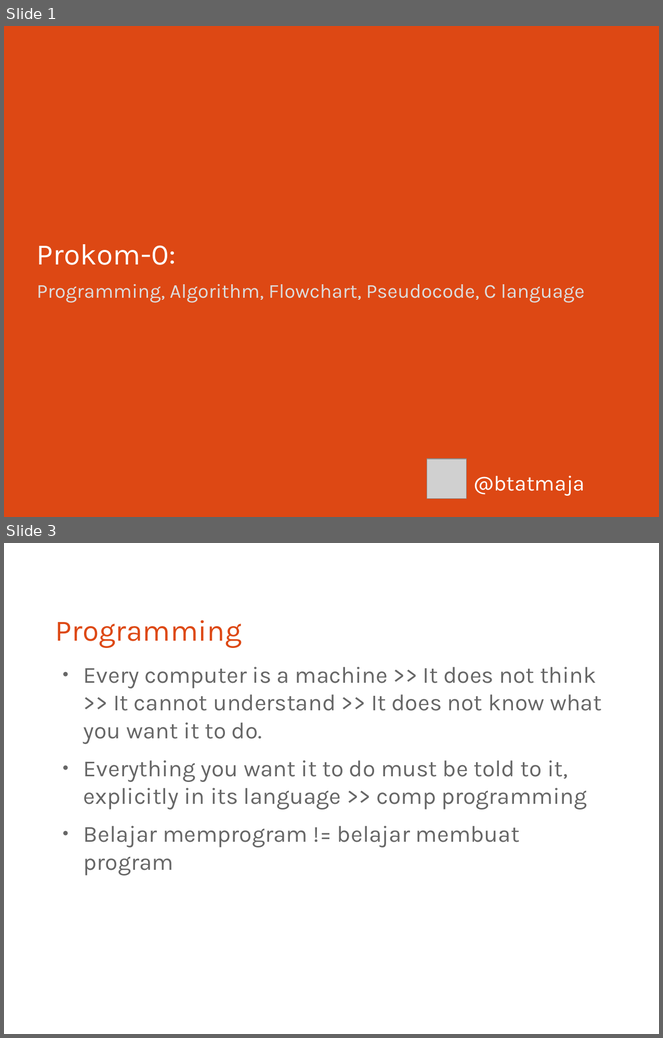
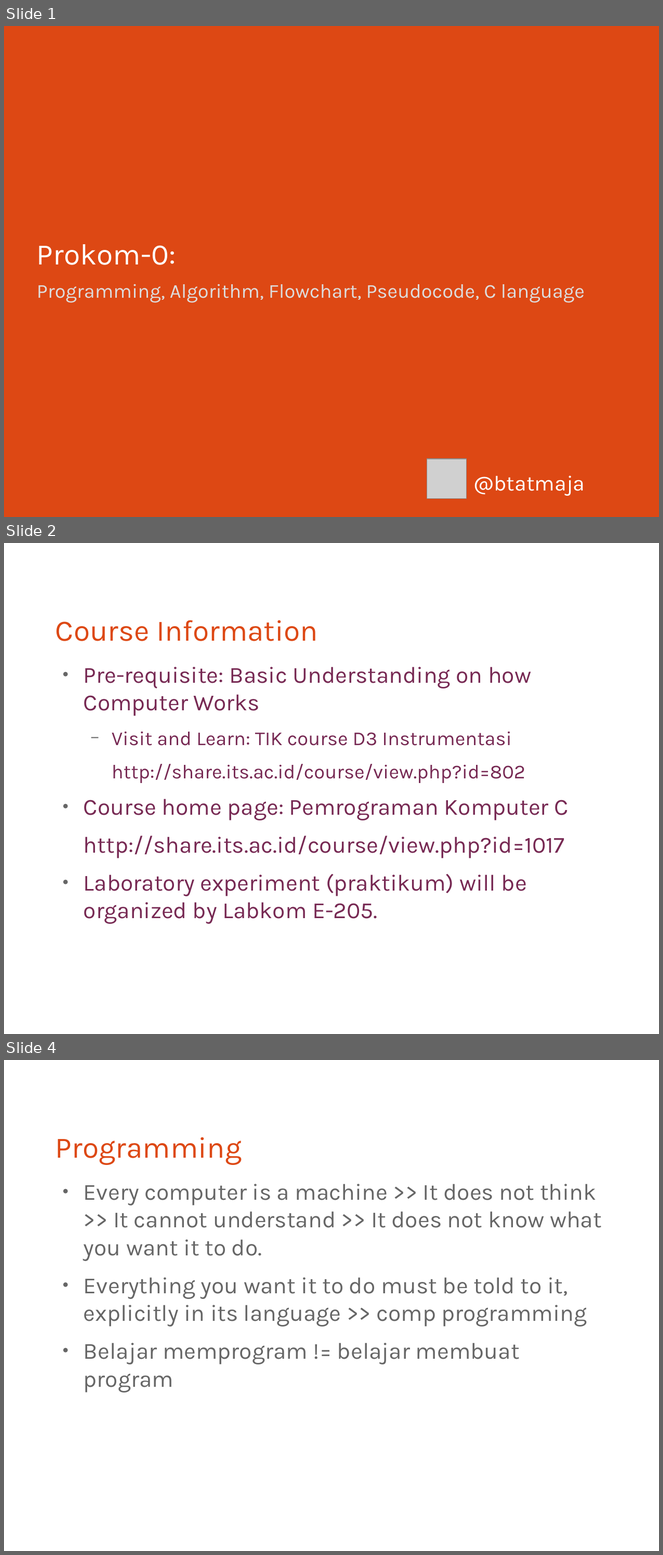
Before and after one commit to bagustris/prokom-tf, a slide deck: slide/prokom0.odp. Shown one above the other, each under a label of ours: slides 1 and 3 before the commit, slides 1, 2 and 4 after it; the slides between them are not shown. The pictures are 663x1038 and 663x1555 pixels, drawn with LibreOffice and Linux fonts; fonts in the diff are those of the drawing; grey boxes stand for pictures. Boxes give left, top, right and bottom in pixels: in the first picture for what was removed or moved away, otherwise in the second. Text is boxed around its words. In the diff, an @@ line names an element or a change of style, - is before the commit and + after.

```diff
--- a/slide/prokom0.odp
+++ b/slide/prokom0.odp
@@ slide 2 added at (4, 543, 659, 1034), background #FFFFFF @@
@@ title added at (55, 620, 318, 641), 36 pt, text #DD4814 @@
+Course Information
@@ text added at (84, 667, 569, 924), 28 pt, text #772953 @@
+● Pre-requisite: Basic Understanding on how Computer Works
+  − Visit and Learn: TIK course D3 Instrumentasi
+  http://share.its.ac.id/course/view.php?id=802
+● Course home page: Pemrograman Komputer C
+http://share.its.ac.id/course/view.php?id=1017
+● Laboratory experiment (praktikum) will be organized by Labkom E-205.
@@ what was slide 3 is now slide 4 @@
```
Also in this commit, not shown: 1 slide changed, 6 other files.
